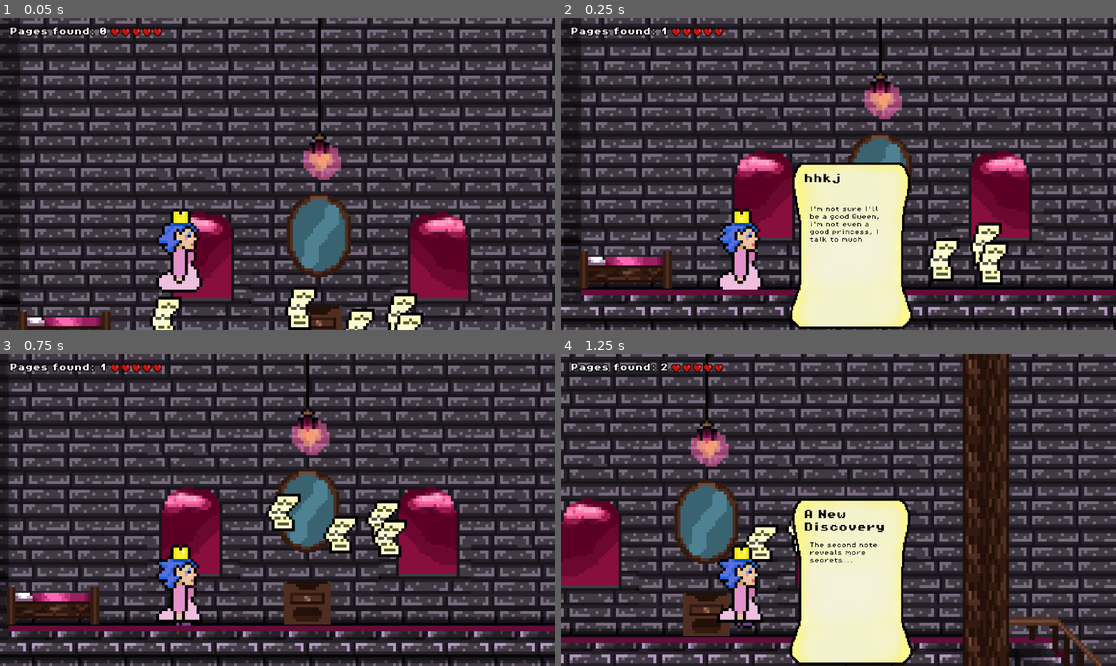
Above: before the commit, frames 1-4 (two rows, left to right).
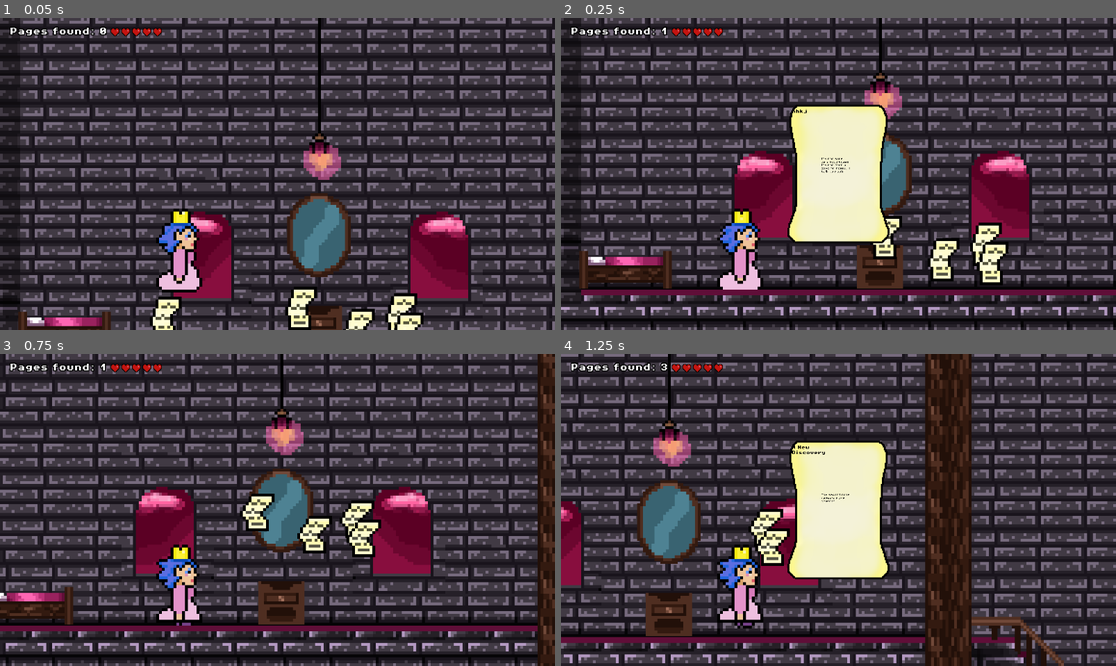
Above: after the commit, the same moments.

Repository: Gert1337/Game1
Game: Godot game, scene res://scenes/game.tscn
Same seed, same stepped clock (60 frames per second), same inputs: the game is played once before the commit and once after it.
Inputs:
- Up to frame 1 (0.05 s): no input
- Up to frame 2 (0.25 s): no input
- Up to frame 3 (0.75 s): hold Right (move_right) from 0.53 s (still down); tap C (CloseDiaryPage) at 0.6 s
- Up to frame 4 (1.25 s): keep holding Right (move_right); tap Space (jump) at 0.77 s

Frame 1 is identical in both runs. In frame 2, 11% of the frame differs, in the area x 40-64%, y 27-100%; in frame 3, 42%; in frame 4, 51%, in the area x 0-100%, y 0-100%.

Commit message:
changes to a better player collison shape, made dialog a canwas layer, minor ajustments incomming

Diff:
--- a/scenes/dialog.tscn
+++ b/scenes/dialog.tscn
@@ -8,34 +8,22 @@
 [sub_resource type="StyleBoxTexture" id="StyleBoxTexture_4wims"]
 texture = ExtResource("2_auqi6")
 
-[node name="DialogBox" type="Control"]
-z_index = 14
-layout_mode = 3
-anchors_preset = 0
-offset_left = 443.0
-offset_top = 245.0
-offset_right = 726.0
-offset_bottom = 424.0
-grow_horizontal = 2
-grow_vertical = 2
-size_flags_horizontal = 3
-size_flags_vertical = 3
-size_flags_stretch_ratio = 0.0
+[node name="DialogBox" type="CanvasLayer"]
 script = ExtResource("1_pkx4w")
 
 [node name="PanelContainer" type="Panel" parent="."]
 custom_minimum_size = Vector2(81, 24)
-layout_mode = 1
-anchors_preset = -1
-anchor_left = 0.519
+anchors_preset = 8
+anchor_left = 0.5
 anchor_top = 0.5
-anchor_right = 0.519
+anchor_right = 0.5
 anchor_bottom = 0.5
-offset_left = -23.877
-offset_top = -67.5
-offset_right = 88.123
-offset_bottom = 76.5
-scale = Vector2(0.4, 0.4)
+offset_left = -112.0
+offset_top = -144.0
+offset_right = 112.0
+offset_bottom = 144.0
+grow_horizontal = 2
+grow_vertical = 2
 theme_override_styles/panel = SubResource("StyleBoxTexture_4wims")
 
 [node name="Titel" type="Label" parent="PanelContainer"]
--- a/scenes/player.tscn
+++ b/scenes/player.tscn
@@ -685,8 +685,9 @@
 "speed": 12.0
 }]
 
-[sub_resource type="RectangleShape2D" id="RectangleShape2D_fjrip"]
-size = Vector2(10, 23)
+[sub_resource type="CapsuleShape2D" id="CapsuleShape2D_fjrip"]
+radius = 4.0
+height = 22.0
 
 [sub_resource type="Animation" id="Animation_ur7pv"]
 resource_name = "OneHeart"
@@ -861,8 +862,8 @@
 frame_progress = 1.0
 
 [node name="CollisionShape2D" type="CollisionShape2D" parent="."]
-position = Vector2(-1, -12.5)
-shape = SubResource("RectangleShape2D_fjrip")
+position = Vector2(0, -12)
+shape = SubResource("CapsuleShape2D_fjrip")
 
 [node name="HurtSound" type="AudioStreamPlayer2D" parent="."]
 stream = ExtResource("3_qhqgy")
--- a/scripts/diary_dialog_control.gd
+++ b/scripts/diary_dialog_control.gd
@@ -1,4 +1,4 @@
-extends Control
+extends CanvasLayer
 @onready var title1: Label = $PanelContainer/Titel
 @onready var text1: Label = $PanelContainer/Text
 
